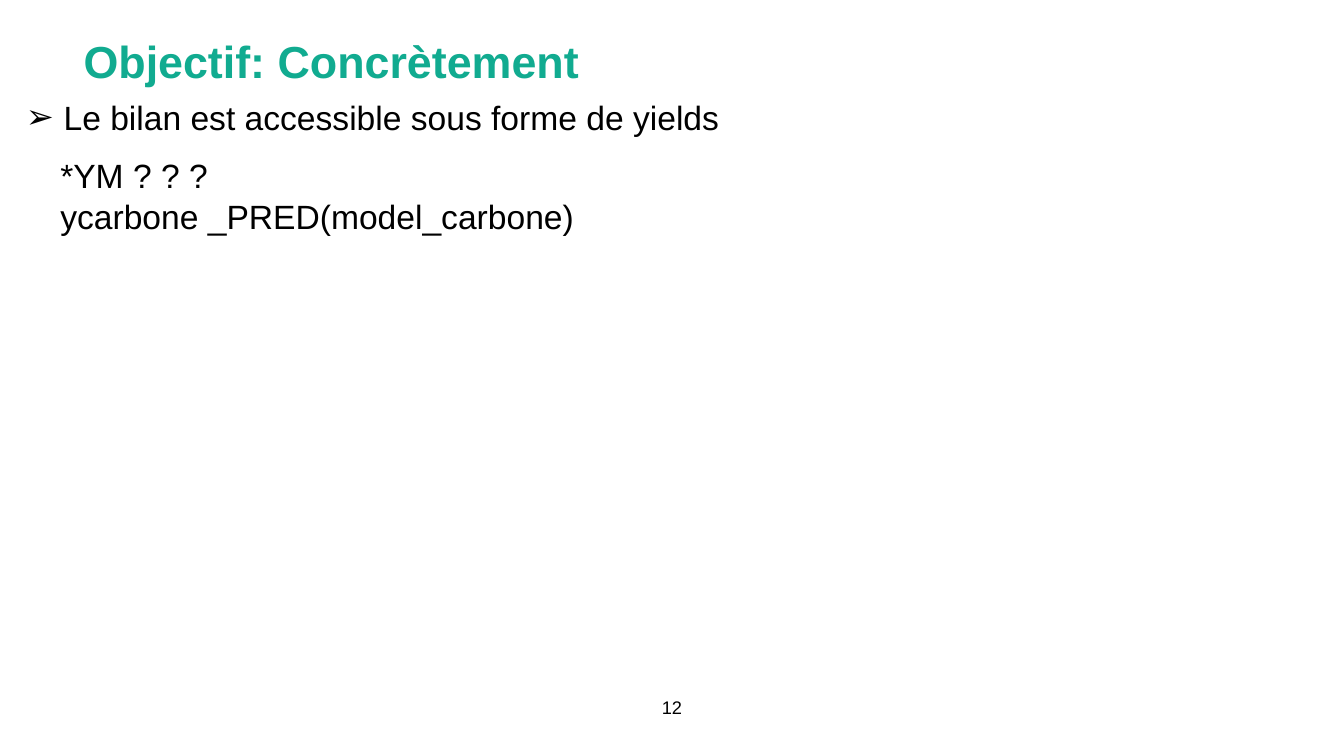
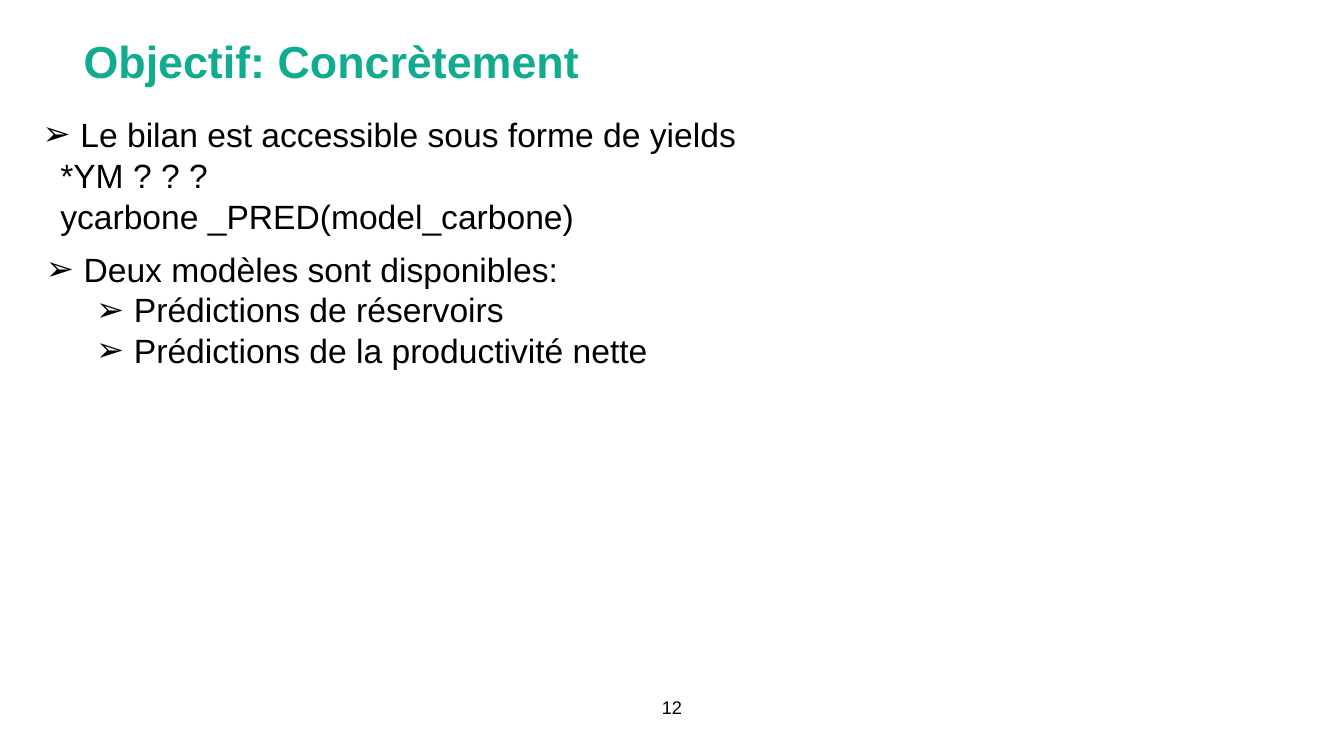
Before and after one commit to Bureau-du-Forestier-en-chef/FMT, a slide deck: slide 12 of Documentation/FORAC_carbone.pptx. Drawn at 1344x756 pixels with LibreOffice and Linux fonts; fonts in the diff are those of the drawing; background and template pictures are left out. Boxes give left, top, right and bottom in pixels: in the first picture for what was removed or moved away, otherwise in the second. Text is boxed around its words. In the diff, an @@ line names an element or a change of style, - is before the commit and + after.

```diff
--- a/Documentation/FORAC_carbone.pptx
+++ b/Documentation/FORAC_carbone.pptx
@@ text "Le bilan est accessible sous ...": place and size @@
-text "Le bilan est accessible sous ..." at <box>64,105,719,137</box>
+text "Le bilan est accessible sous ..." at <box>80,122,736,154</box>
@@ text added at <box>84,257,648,370</box>, 24 pt, text #000000 @@
+  ➢ Deux modèles sont disponibles:
+    ➢ Prédictions de réservoirs
+    ➢ Prédictions de la productivité nette
```
Also in this commit, not shown: 1 other slide changed, 3 slides added, 1 other file.
